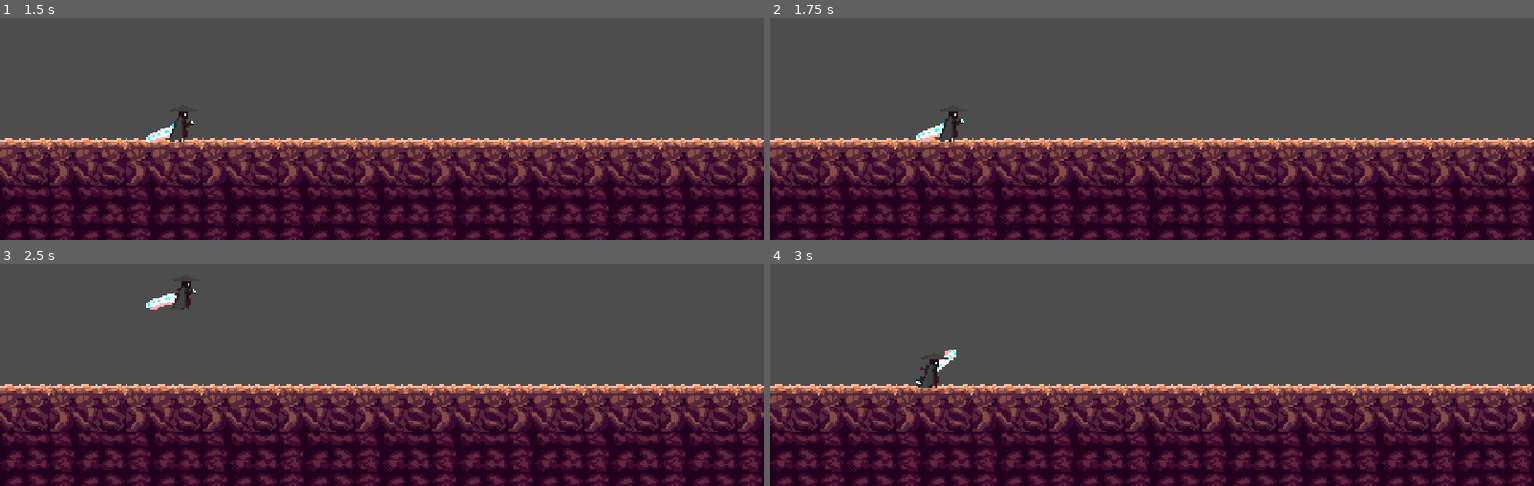
Above: before the commit, frames 1-4 (two rows, left to right).
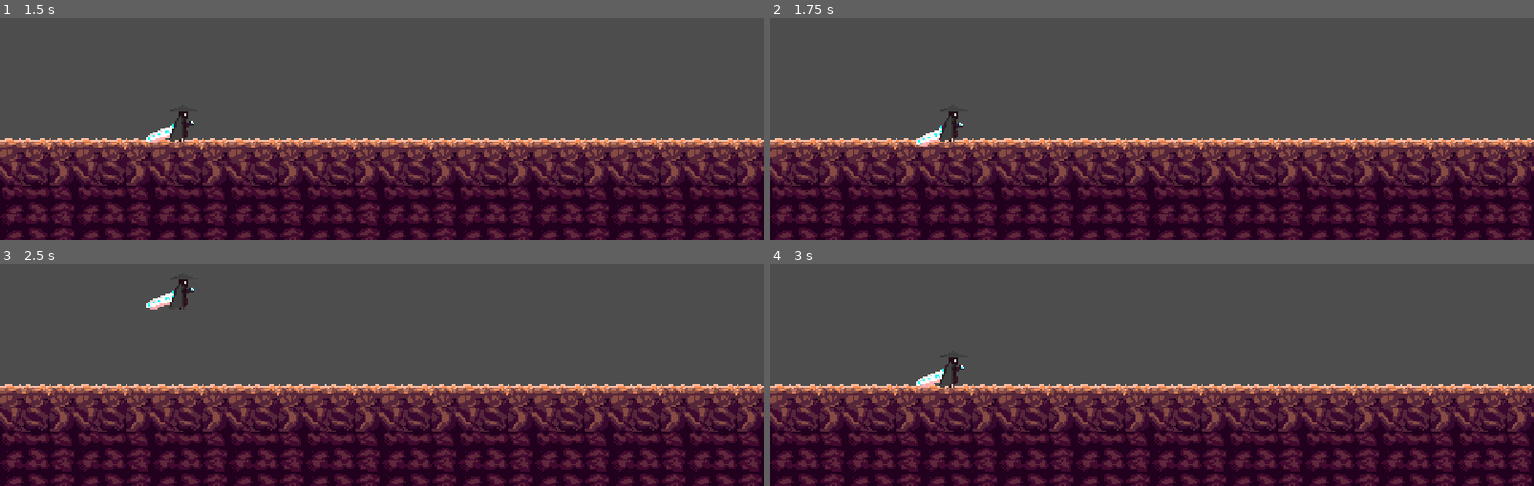
Above: after the commit, the same moments.

Repository: Shaurya0907/2d-souls
Game: Godot game, scene res://scenes/main.tscn
Two runs of this game, one before a commit and one after it. Both use one fixed random seed, a clock stepped at 60 frames per second and the inputs below.
Inputs (mouse positions are in pixels of both pictures, inside the frame that each line leads up to):
- Up to frame 1 (1.5 s): tap Enter at 0.5 s; move the mouse to (outside the picture) at 0.52 s; hold Right from 0.53 s (still down); click (outside the picture) at 0.6 s; tap Space (jump) at 0.77, 0.8, 1.07, 1.25, 1.35 s; move the mouse to (229, 46) at 1.27 s
- Up to frame 2 (1.75 s): keep holding Right; tap Space (jump) at 1.52 s; click (999, 46) at 1.55 s
- Up to frame 3 (2.5 s): tap Space (jump) at 1.82, 2.3 s; move the mouse to (outside the picture) at 2.02 s; release Right at 2.03 s; hold Left from 2.03 s (still down); click (outside the picture) at 2.1 s
- Up to frame 4 (3 s): move the mouse to (1113, 357) at 2.77 s; release Left at 2.78 s; hold Right from 2.78 s (still down); tap Alt at 2.85 s

Frame 1 is identical in both runs. In frame 2, 0.2% of the frame differs, in the area x 19-26%, y 45-58%; in frame 3, 0.2%; in frame 4, 0.5%, in the area x 19-26%, y 38-56%.

Commit message:
Fixed Major Animation Bug
animations were fixed and now there is no random looping or breaking animations :)

Diff:
--- a/scenes/player.tscn
+++ b/scenes/player.tscn
@@ -88,16 +88,16 @@
 "speed": 5.0
 }, {
 "frames": [{
-"duration": 1.0,
+"duration": 0.7,
 "texture": ExtResource("9_4r5pv")
 }, {
-"duration": 1.0,
+"duration": 0.7,
 "texture": ExtResource("10_60mlk")
 }, {
-"duration": 1.0,
+"duration": 0.7,
 "texture": ExtResource("11_i4ail")
 }, {
-"duration": 1.0,
+"duration": 0.7,
 "texture": ExtResource("12_a38lo")
 }],
 "loop": 1,
@@ -125,7 +125,7 @@
 animation = &"attacking"
 centered = false
 metadata/_dot_aseprite_importer_player = NodePath("../AnimationPlayer")
-metadata/_dot_aseprite_importer_sync_key = "48353ac663cc1b1454c1106280fe129d"
+metadata/_dot_aseprite_importer_sync_key = "124fb01d75e5d4571ba49fddf2ba62ce"
 
 [node name="AnimationPlayer" type="AnimationPlayer" parent="." unique_id=1953212157]
 libraries/ = ExtResource("3_dqkch")
--- a/scenes/player_animations.tres
+++ b/scenes/player_animations.tres
@@ -17,7 +17,6 @@
 
 [sub_resource type="Animation" id="Animation_i6ugd"]
 length = 1.571428571428571
-loop_mode = 1
 tracks/0/type = "value"
 tracks/0/imported = false
 tracks/0/enabled = true
@@ -56,11 +55,23 @@
 }
 
 [sub_resource type="Animation" id="Animation_43423"]
-length = 0.6000000089406967
+length = 0.6
 loop_mode = 1
 
 [sub_resource type="Animation" id="Animation_yax1o"]
 resource_name = "idle"
+tracks/0/type = "value"
+tracks/0/imported = false
+tracks/0/enabled = true
+tracks/0/path = NodePath("player_animated:frame")
+tracks/0/interp = 0
+tracks/0/loop_wrap = false
+tracks/0/keys = {
+"times": PackedFloat32Array(0),
+"transitions": PackedFloat32Array(1),
+"update": 1,
+"values": [0]
+}
 
 [sub_resource type="Animation" id="Animation_4vj3f"]
 length = 1.2
@@ -92,7 +103,7 @@
 
 [sub_resource type="Animation" id="Animation_cc6qw"]
 resource_name = "walking"
-length = 0.8
+length = 0.5599999904632569
 loop_mode = 1
 tracks/0/type = "value"
 tracks/0/imported = false
@@ -113,7 +124,7 @@
 tracks/1/interp = 0
 tracks/1/loop_wrap = false
 tracks/1/keys = {
-"times": PackedFloat32Array(0, 0.2, 0.4, 0.6),
+"times": PackedFloat32Array(0, 0.14, 0.28, 0.42),
 "transitions": PackedFloat32Array(1, 1, 1, 1),
 "update": 1,
 "values": [0, 1, 2, 3]
--- a/scripts/player.gd
+++ b/scripts/player.gd
@@ -4,6 +4,7 @@
 @onready var anim_player: AnimationPlayer = $AnimationPlayer
 
 var isjump = false
+var isattacking = false
 
 const SPEED = 1
 
@@ -12,23 +13,32 @@
 	# This is my movement code
 	if Input.is_action_pressed("move_forward"):
 		position.x += SPEED
-		anim_player.play("walking")
+		if anim_player.current_animation != "attacking" and anim_player.current_animation != "jumping":
+			anim_player.play("walking")
 	elif Input.is_action_pressed("move_backward"):
 		position.x -= SPEED
-		anim_player.play("walking")
-	elif Input.is_action_just_released("move_forward") or Input.is_action_just_released("move_backward") and isjump:
-		anim_player.play("idle")
-		pass
+		if anim_player.current_animation != "attacking" and anim_player.current_animation != "jumping":
+			anim_player.play("walking")
+	elif Input.is_action_just_released("move_forward") or Input.is_action_just_released("move_backward") and not isjump:
+		if not isattacking:
+			anim_player.play("idle")
 
 	if not is_on_floor():
 		isjump = true
+	else:
+		isjump = false
 
 	if Input.is_action_just_pressed("jump") and is_on_floor():
 		anim_player.play("jumping")
 		timer.start()
-	if Input.is_action_just_pressed("attack"):
+	if Input.is_action_just_pressed("attack") and not isattacking:
+		isattacking = true
 		anim_player.play("attacking")
+		await anim_player.animation_finished
+		isattacking = false
 
+		if not Input.is_action_pressed("move_forward") or not Input.is_action_pressed("move_backward"):
+			anim_player.play("idle")
 
 	#Gravity here
 	velocity.y += 20
@@ -38,3 +48,4 @@
 
 func _on_timer_timeout() -> void:
 	velocity.y = -360
+	anim_player.play("idle")
